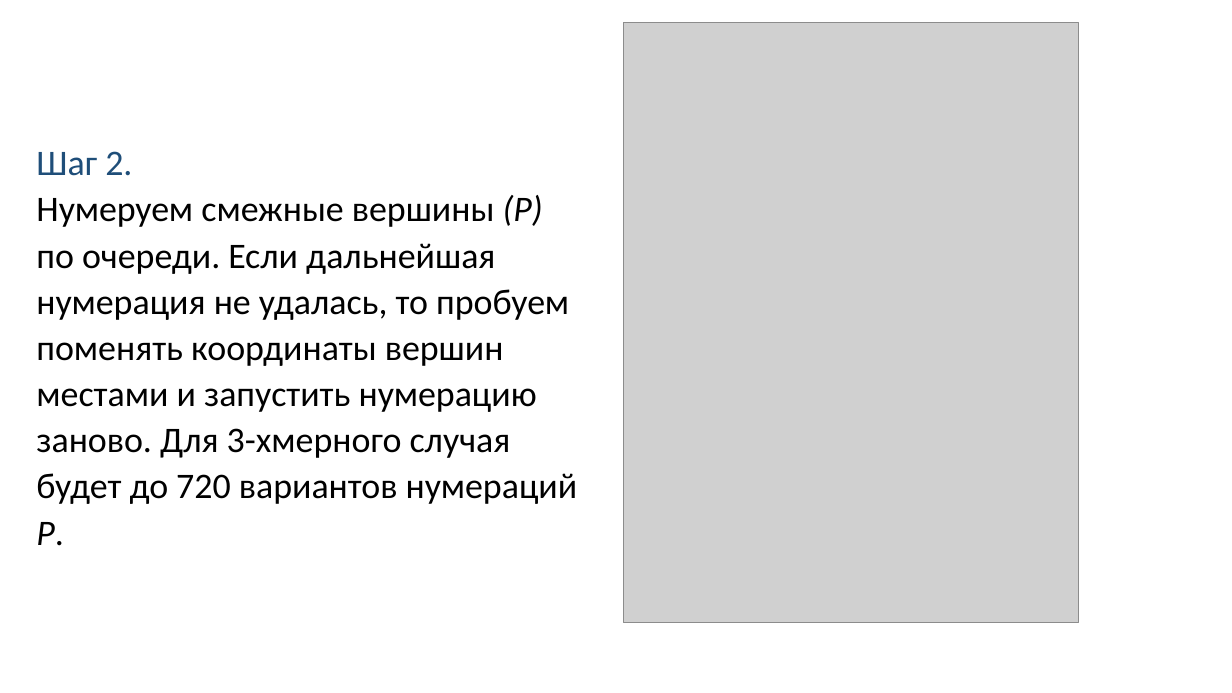
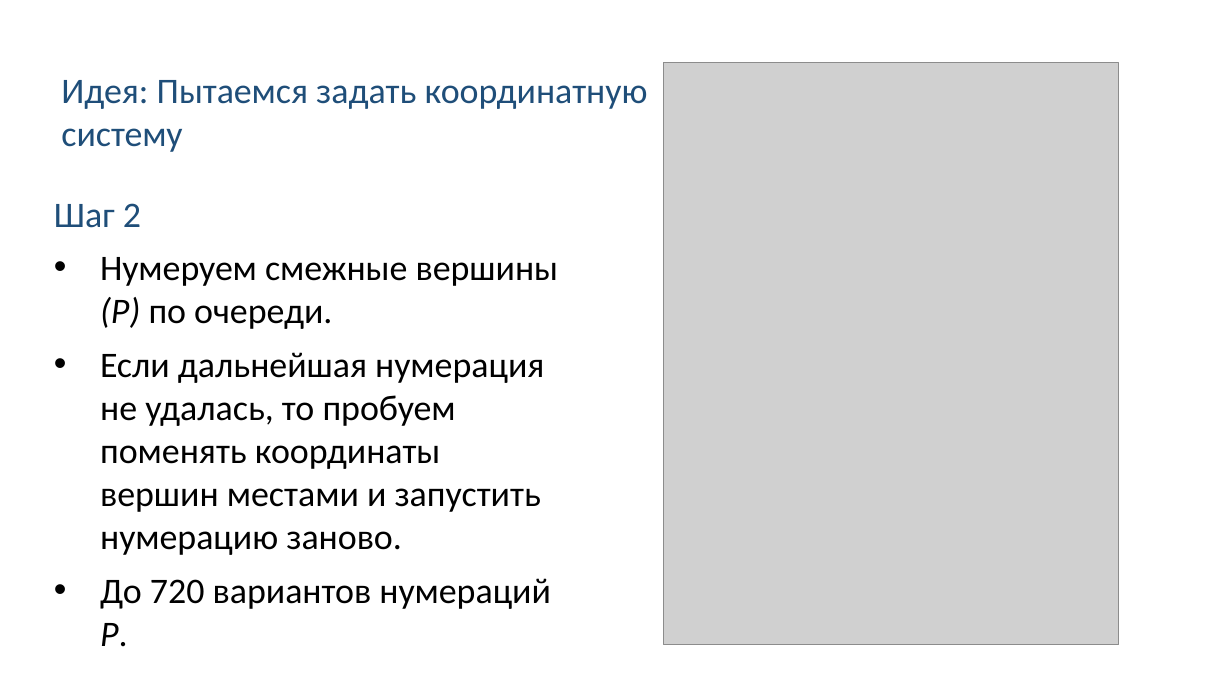
Before and after one commit to Linserous/NumericalGridGeneration, a slide deck: slide 28 of docs/Презентация v0.8.1.pptx. Drawn at 1232x693 pixels with LibreOffice and Linux fonts; fonts in the diff are those of the drawing; grey boxes stand for pictures. Boxes give left, top, right and bottom in pixels: in the first picture for what was removed or moved away, otherwise in the second. Text is boxed around its words. In the diff, an @@ line names an element or a change of style, - is before the commit and + after.

```diff
--- a/docs/Презентация v0.8.1.pptx
+++ b/docs/Презентация v0.8.1.pptx
@@ text added at box(61, 80, 648, 152), 28 pt, text #1F4E79 @@
+Идея: Пытаемся задать координатную
+систему
@@ picture: place and size @@
-picture at box(623, 22, 1079, 623)
+picture at box(664, 63, 1119, 645)
@@ text at box(54, 203, 559, 647): text changed @@
-Шаг 2.
-Нумеруем смежные вершины (P) по очереди. Если дальнейшая нумерация не удалась, то пробуем поменять координаты вершин местами и запустить нумерацию заново. Для 3-хмерного случая будет до 720 вариантов нумераций P.
+Шаг 2
+• Нумеруем смежные вершины (P) по очереди.
+• Если дальнейшая нумерация не удалась, то пробуем поменять координаты вершин местами и запустить нумерацию заново.
+• До 720 вариантов нумераций P.
```
Also in this commit, not shown: 10 other slides changed, 1 slide added.
